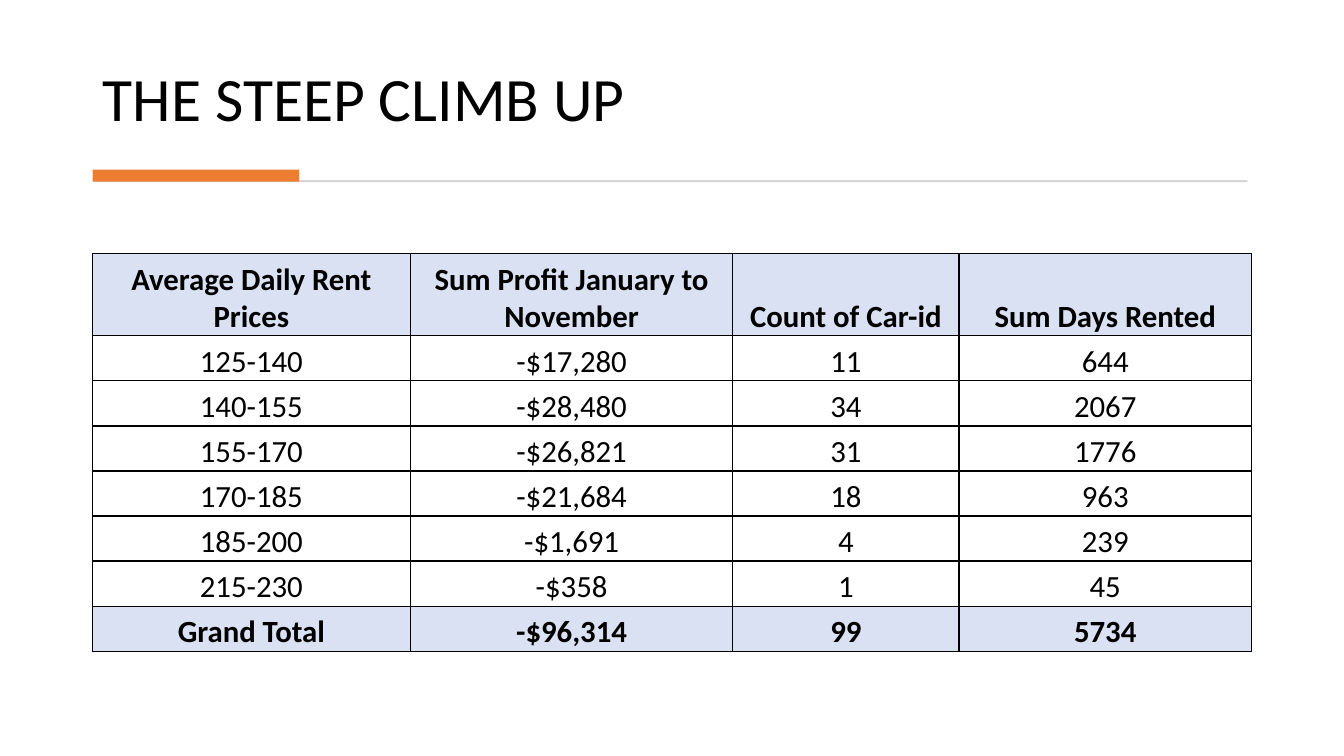
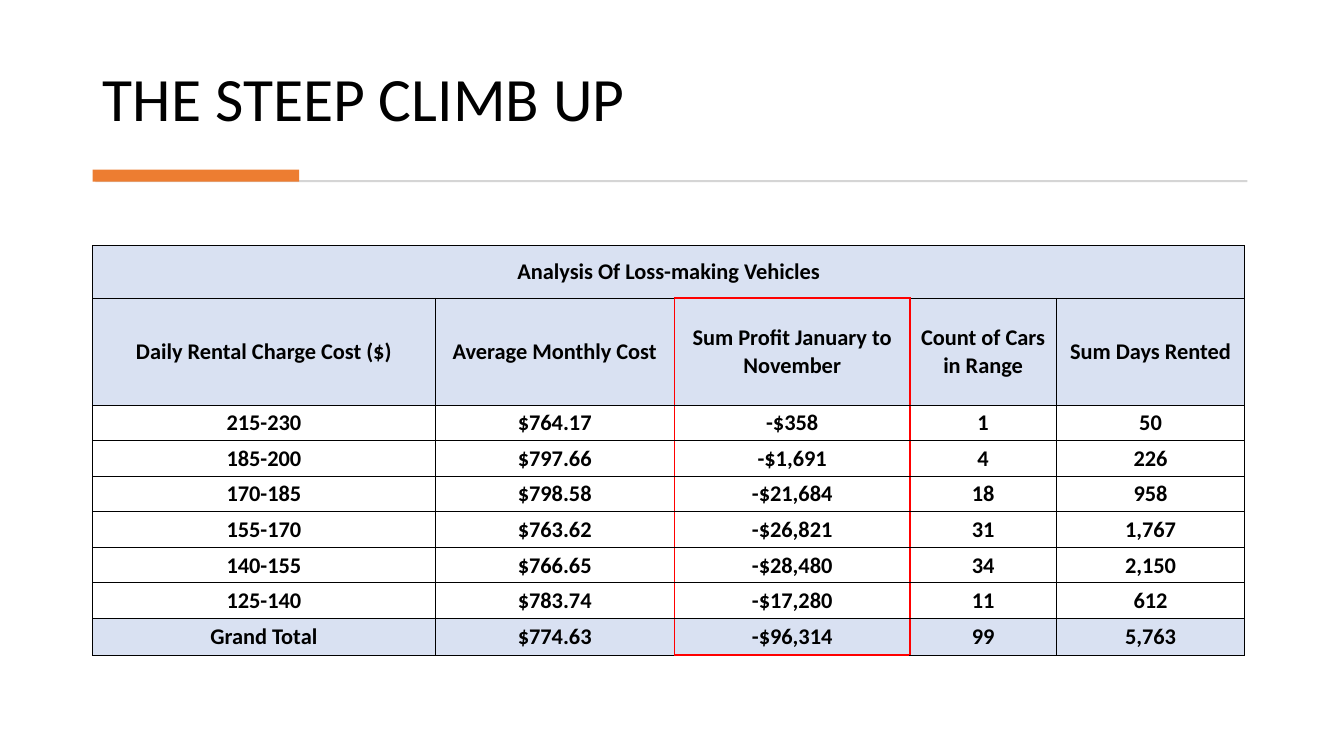
Before and after one commit to albaug/Lariat-car-rental, a slide deck: slide 3 of Lariat_rental.present.pptx. Drawn at 1344x756 pixels with LibreOffice and Linux fonts; fonts in the diff are those of the drawing. Boxes give left, top, right and bottom in pixels: in the first picture for what was removed or moved away, otherwise in the second. Text is boxed around its words. In the diff, an @@ line names an element or a change of style, - is before the commit and + after.

Commit message:
Add files via upload
Lariat Car Rental Presentation

```diff
--- a/Lariat_rental.present.pptx
+++ b/Lariat_rental.present.pptx
@@ table at bbox=[93, 245, 1246, 655] @@
-Average Daily Rent Prices | Sum Profit January to November | Count of Car-id | Sum Days Rented
-125-140 | -$17,280 | 11 | 644
-140-155 | -$28,480 | 34 | 2067
-155-170 | -$26,821 | 31 | 1776
-170-185 | -$21,684 | 18 | 963
-185-200 | -$1,691 | 4 | 239
-215-230 | -$358 | 1 | 45
-Grand Total | -$96,314 | 99 | 5734
+Analysis Of Loss-making Vehicles |  |  |  | 
+Daily Rental Charge Cost ($) | Average Monthly Cost | Sum Profit January to November | Count of Cars in Range | Sum Days Rented
+215-230 | $764.17 | -$358 | 1 | 50
+185-200 | $797.66 | -$1,691 | 4 | 226
+170-185 | $798.58 | -$21,684 | 18 | 958
+155-170 | $763.62 | -$26,821 | 31 | 1,767
+140-155 | $766.65 | -$28,480 | 34 | 2,150
+125-140 | $783.74 | -$17,280 | 11 | 612
+Grand Total | $774.63 | -$96,314 | 99 | 5,763
@@ table: place and size @@
-table at bbox=[93, 254, 1251, 651]
+table at bbox=[93, 245, 1246, 655]
```
Also in this commit, not shown: 2 other slides changed, 2 slides added, 1 slide removed.
